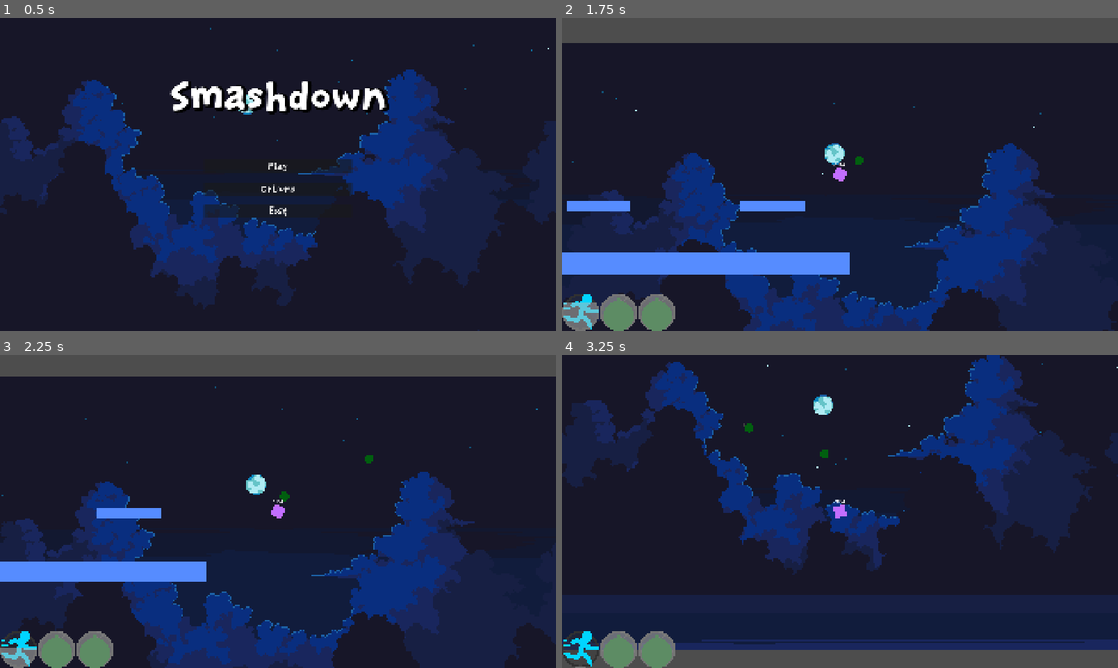
Above: before the commit, frames 1-4 (two rows, left to right).
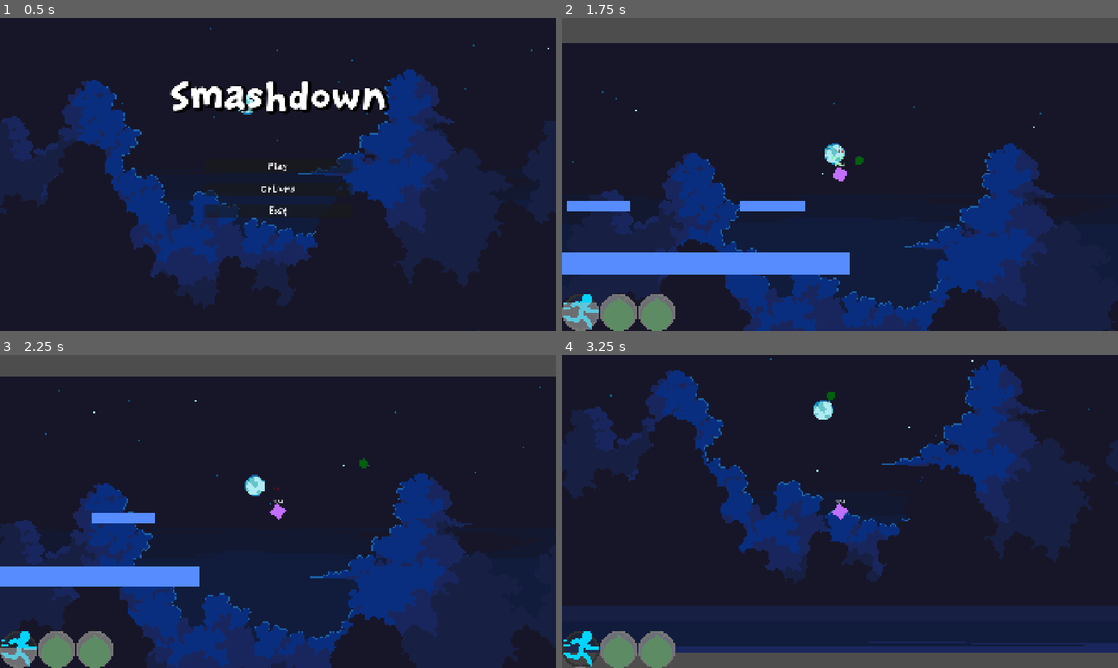
Above: after the commit, the same moments.

Repository: BoppleOpple/beat-the-clock
Game: Godot game, scene res://ui/main_menu/main_menu.tscn
The game is run twice, just before and just after one commit, with the same random seed, the same clock (stepped at 60 frames per second) and the same inputs.
Inputs (mouse positions are in pixels of both pictures, inside the frame that each line leads up to):
- Up to frame 1 (0.5 s): no input
- Up to frame 2 (1.75 s): click "Play" at 0.5 s; move the mouse to (840, 174) at 1.27 s; press the mouse at (840, 174) at 1.28 s; hold D (gameplay_right) from 1.28 s (still down); tap Space (gameplay_jump) at 1.52 s; tap Middle mouse button (gameplay_ability_middle) at 1.55 s
- Up to frame 3 (2.25 s): move the mouse to (166, 527) at 2.02 s; release D (gameplay_right) at 2.03 s; release the mouse at (166, 527) at 2.03 s; hold A (gameplay_left) from 2.03 s (still down); tap Middle mouse button (gameplay_ability_middle) at 2.1 s
- Up to frame 4 (3.25 s): tap Space (gameplay_jump) at 2.27 s; right-click (728, 527) at 2.3 s; move the mouse to (895, 442) at 2.77 s; release A (gameplay_left) at 2.78 s; press the mouse at (895, 442) at 2.78 s; hold D (gameplay_right) from 2.78 s (still down); right-click (895, 442) at 2.85 s

Frame 1 is identical in both runs. In frame 2, less than 0.1% of the frame differs, in the area x 48-51%, y 42-48%; in frame 3, 5.5%; in frame 4, 16%, in the area x 0-100%, y 0-96%.

Commit message:
Player Display over Head
- Shows current timer
- Shows popups if _handle_mod_timer(sec) is used.

This is not a complete update, mostly for syncing repos before we crunch

Diff:
--- /dev/null
+++ b/assets/fonts/Default_add.tres
@@ -0,0 +1,7 @@
+[gd_resource type="LabelSettings" format=3 uid="uid://co4qggxui7dc5"]
+
+[ext_resource type="FontFile" uid="uid://dko5067st2fe4" path="res://assets/fonts/Baksoap.otf" id="1_5askb"]
+
+[resource]
+font = ExtResource("1_5askb")
+font_color = Color(0, 1, 0, 1)
--- /dev/null
+++ b/assets/fonts/Default_remove.tres
@@ -0,0 +1,7 @@
+[gd_resource type="LabelSettings" format=3 uid="uid://butceqjmq6vb5"]
+
+[ext_resource type="FontFile" uid="uid://dko5067st2fe4" path="res://assets/fonts/Baksoap.otf" id="1_mh6os"]
+
+[resource]
+font = ExtResource("1_mh6os")
+font_color = Color(1, 0, 0, 1)
--- a/global/GameManager.gd
+++ b/global/GameManager.gd
@@ -1,6 +1,6 @@
 extends Node
 
-const PLAYER_MAX_TIME: float = 300.0
+const PLAYER_MAX_TIME: float = 300.5
 var player: PlayerData
 var options: Options
 
--- a/player/player.gd
+++ b/player/player.gd
@@ -22,6 +22,8 @@
 
 const GRENADE_VELOCITY_SCALE: float = 500.0
 
+const PLAYER_TIMER_OFFSET: Vector2 = Vector2(-30,-25)
+
 ###########
 # GLOBALS #
 ###########
@@ -36,7 +38,7 @@
 
 # Called when the node enters the scene tree for the first time.
 func _ready() -> void:
-	pass # Replace with function body.
+	$Timers/PlayerClock.start(GameManager.PLAYER_MAX_TIME / 2)
 
 # Called every frame. 'delta' is the elapsed time since the previous frame.
 func _physics_process(delta: float) -> void:
@@ -79,18 +81,23 @@
 	self.apply_torque(righting_torque * righting_dir)
 
 	# handle abilities
-	if Input.is_action_just_pressed("gameplay_ability_left") and (GameManager.player.ability_1_cooldown <= 0.0):
-		GameManager.player.ability_1_cooldown = _activate_ability(GameManager.player.ability_1)
+	if Input.is_action_just_pressed("gameplay_ability_left") and $Timers/LeftAbilityTimer.is_stopped():
+		$Timers/LeftAbilityTimer.start(_activate_ability(GameManager.player.ability_1))
+		_handle_mod_timer(30.0)
 
-	if Input.is_action_just_pressed("gameplay_ability_middle") and (GameManager.player.ability_2_cooldown <= 0.0):
-		GameManager.player.ability_2_cooldown = _activate_ability(GameManager.player.ability_2)
+	if Input.is_action_just_pressed("gameplay_ability_middle") and $Timers/MiddleAbilityTimer.is_stopped():
+		$Timers/MiddleAbilityTimer.start(_activate_ability(GameManager.player.ability_2))
+		_handle_mod_timer(-30.0)
 
-	if Input.is_action_just_pressed("gameplay_ability_right") and (GameManager.player.ability_3_cooldown <= 0.0):
-		GameManager.player.ability_3_cooldown = _activate_ability(GameManager.player.ability_3)
+	if Input.is_action_just_pressed("gameplay_ability_right") and $Timers/RightAbilityTimer.is_stopped():
+		$Timers/RightAbilityTimer.start(_activate_ability(GameManager.player.ability_3))
 
-	# handle timer
-	$VisualTimer/Label.text = str(snapped(GameManager.player.timer, 0.1))
-	$VisualTimer/Label.set_position(self.get_position() + Vector2(-30,-25))
+	# handle timers
+	$Timers/VisualTimer/TimerLabel.text = str(snapped($Timers/PlayerClock.time_left, 0.1))
+	$Timers/VisualTimer/TimerLabel.set_position(self.get_position() + PLAYER_TIMER_OFFSET)
+	GameManager.player.ability_1_cooldown = $Timers/LeftAbilityTimer.time_left
+	GameManager.player.ability_2_cooldown = $Timers/MiddleAbilityTimer.time_left
+	GameManager.player.ability_3_cooldown = $Timers/RightAbilityTimer.time_left
 
 func _activate_ability(ability: PlayerData.Ability) -> float:
 	match ability:
@@ -120,6 +127,31 @@
 func get_mouse_direction() -> Vector2:
 	return (get_global_mouse_position() - self.position).normalized()
 
+func _handle_mod_timer(time: float) -> void:
+	var label = Label.new()
+	$Timers/VisualTimer/TimerLabel/ModTime.add_child(label)
+	$Timers/VisualTimer/TimerLabel/ModTime.move_child(label,0)
+	var opacity_tween = create_tween()
+	var timer_tween = create_tween()
+	if time > 0.0:
+		label.label_settings = load("res://assets/fonts/Default_add.tres")
+		label.text = "+ " + str(time)
+		$Timers/VisualTimer/TimerLabel.modulate = Color.GREEN
+	elif time < 0.0:
+		label.label_settings = load("res://assets/fonts/Default_remove.tres")
+		label.text = "- " + str(abs(time))
+		$Timers/VisualTimer/TimerLabel.modulate = Color.RED
+	else:
+		return
+	$Timers/PlayerClock.start($Timers/PlayerClock.time_left + time)
+	if $Timers/PlayerClock.time_left >= GameManager.PLAYER_MAX_TIME:
+		$Timers/PlayerClock.start(GameManager.PLAYER_MAX_TIME)
+		$Timers/VisualTimer/TimerLabel.modulate = Color.ROYAL_BLUE
+	timer_tween.tween_property($Timers/VisualTimer/TimerLabel, "modulate", Color.WHITE, 0.5)
+	opacity_tween.tween_property(label, "modulate:a", 0.0, 1.0)
+	opacity_tween.tween_callback(label.queue_free)
+
+
 ####################
 # INCOMING SIGNALS #
 ####################
@@ -131,15 +163,15 @@
 func _on_jump_collision_nearby_body_entered(body: Node2D) -> void:
 	# potentially change to group-based
 	if body != self and $JumpCollisionBelow.overlaps_body(body):
-		$CoyoteTimer.stop()
+		$Timers/CoyoteTimer.stop()
 		is_mid_jump = false
 		is_on_ground = true
 
 func _on_jump_collision_below_body_exited(body: Node2D) -> void:
 	# potentially change to group-based
 	if body != self:
-		$CoyoteTimer.stop()
-		$CoyoteTimer.start(DEFAULT_COYOTE_TIME)
+		$Timers/CoyoteTimer.stop()
+		$Timers/CoyoteTimer.start(DEFAULT_COYOTE_TIME)
 
 func _on_coyote_timer_timeout() -> void:
 	is_on_ground = false
--- a/player/player.tscn
+++ b/player/player.tscn
@@ -30,28 +30,6 @@
 offset_bottom = 20.0
 color = Color(0.7593363, 0.42972273, 1, 1)
 
-[node name="VisualTimer" type="CanvasGroup" parent="." unique_id=645785647]
-top_level = true
-position = Vector2(0, -23)
-
-[node name="Label" type="Label" parent="VisualTimer" unique_id=1571675406]
-custom_minimum_size = Vector2(60, 20)
-offset_left = -30.0
-offset_top = -23.0
-offset_right = 30.0
-text = "300.0"
-label_settings = ExtResource("2_rkbax")
-horizontal_alignment = 1
-vertical_alignment = 1
-
-[node name="LeftAbilityTimer" type="Timer" parent="." unique_id=1406747833]
-process_callback = 0
-one_shot = true
-
-[node name="CoyoteTimer" type="Timer" parent="." unique_id=682038947]
-process_callback = 0
-one_shot = true
-
 [node name="JumpCollisionBelow" type="Area2D" parent="." unique_id=1117522722]
 
 [node name="BelowCollider" type="CollisionShape2D" parent="JumpCollisionBelow" unique_id=1295610869]
@@ -66,7 +44,62 @@
 [node name="GrenadeAnchor" type="Node2D" parent="." unique_id=913797079]
 position = Vector2(0, -31)
 
+[node name="Timers" type="Node2D" parent="." unique_id=1078520662]
+
+[node name="LeftAbilityTimer" type="Timer" parent="Timers" unique_id=1406747833]
+process_callback = 0
+one_shot = true
+
+[node name="MiddleAbilityTimer" type="Timer" parent="Timers" unique_id=489502933]
+process_callback = 0
+one_shot = true
+
+[node name="RightAbilityTimer" type="Timer" parent="Timers" unique_id=1947241228]
+process_callback = 0
+one_shot = true
+
+[node name="ComboAbilityTimer" type="Timer" parent="Timers" unique_id=924932122]
+process_callback = 0
+one_shot = true
+
+[node name="PlayerClock" type="Timer" parent="Timers" unique_id=685296912]
+process_callback = 0
+one_shot = true
+
+[node name="CoyoteTimer" type="Timer" parent="Timers" unique_id=682038947]
+process_callback = 0
+one_shot = true
+
+[node name="VisualTimer" type="CanvasGroup" parent="Timers" unique_id=645785647]
+top_level = true
+position = Vector2(0, -23)
+
+[node name="TimerLabel" type="Label" parent="Timers/VisualTimer" unique_id=1571675406]
+custom_minimum_size = Vector2(60, 20)
+offset_left = -30.0
+offset_top = -23.0
+offset_right = 30.0
+text = "300.0"
+label_settings = ExtResource("2_rkbax")
+horizontal_alignment = 1
+vertical_alignment = 1
+
+[node name="ModTime" type="VBoxContainer" parent="Timers/VisualTimer/TimerLabel" unique_id=1395568873]
+layout_mode = 1
+anchors_preset = 7
+anchor_left = 0.5
+anchor_top = 1.0
+anchor_right = 0.5
+anchor_bottom = 1.0
+offset_left = -30.0
+offset_top = -119.0
+offset_right = 30.0
+offset_bottom = -23.0
+grow_horizontal = 2
+grow_vertical = 0
+alignment = 2
+
 [connection signal="input_event" from="." to="." method="_on_input_event"]
-[connection signal="timeout" from="CoyoteTimer" to="." method="_on_coyote_timer_timeout"]
 [connection signal="body_exited" from="JumpCollisionBelow" to="." method="_on_jump_collision_below_body_exited"]
 [connection signal="body_entered" from="JumpCollisionNearby" to="." method="_on_jump_collision_nearby_body_entered"]
+[connection signal="timeout" from="Timers/CoyoteTimer" to="." method="_on_coyote_timer_timeout"]
